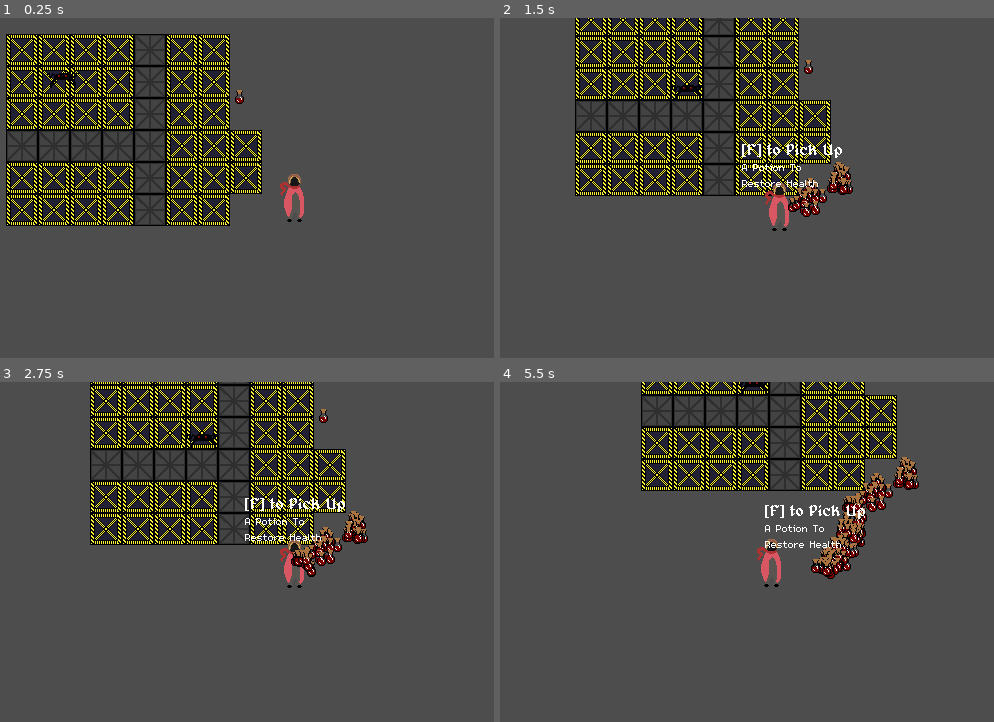
Above: before the commit, frames 1-4 (two rows, left to right).
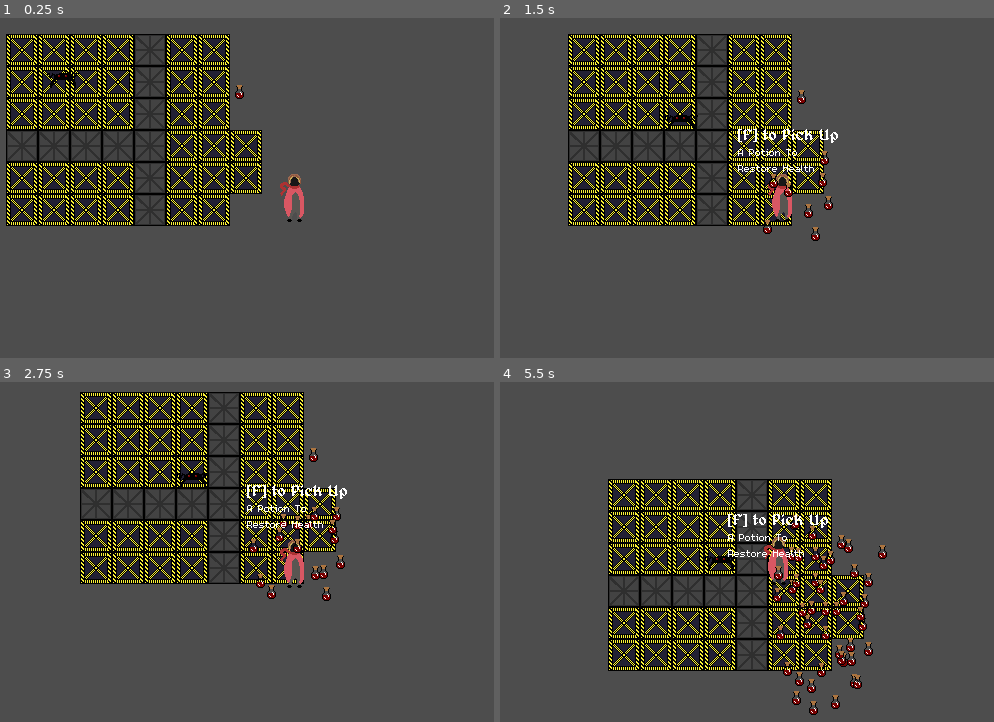
Above: after the commit, the same moments.

Repository: ArmanAmeri/9-Days-To-Live
Game: Godot game, scene res://Scenes/Main/scene_manager.tscn
The game is run twice, just before and just after one commit, with the same random seed, the same clock (stepped at 60 frames per second) and the same inputs.
Inputs:
- Up to frame 1 (0.25 s): no input
- Up to frame 2 (1.5 s): hold A (a) 0.53-1.28 s; tap Space (ui_select) at 0.77, 1.07 s; tap D (d) at 0.8, 1.35 s
- Up to frame 3 (2.75 s): tap Space (ui_select) at 1.52, 1.82 s; tap E (e) at 1.55 s; hold E (e) from 2.03 s (still down); tap S (s) at 2.3 s
- Up to frame 4 (5.5 s): release E (e) at 2.78 s; tap S (s) at 2.85 s; tap Space (ui_select) at 3.02, 3.32, 3.77, 3.8, 4.07, 4.35, 4.52, 4.82 s; tap W (w) at 3.05 s; hold W (w) 3.53-4.28 s; tap A (a) at 4.55 s; hold A (a) from 5.03 s (still down); tap D (d) at 5.3 s

The runs differ from the first frame. In frame 1, less than 0.1% of the frame differs, in the area x 47-50%, y 19-26%; in frame 2, 23%; in frame 3, 23%; in frame 4, 38%, in the area x 21-85%, y 0-98%.

Commit message:
Done item dropper

Diff:
--- a/Data/drop_data.gd
+++ b/Data/drop_data.gd
@@ -3,8 +3,8 @@
 
 @export var item_ID : String
 @export_range(0, 100, 1, "suffix:%") var probability: float = 100
-@export_range(1, 10, 1, "suffix:items") var min_amount: int = 1
-@export_range(1, 10, 1, "suffix:items") var max_amount: int = 1
+@export_range(1, 100, 1, "suffix:items") var min_amount: int = 1
+@export_range(1, 100, 1, "suffix:items") var max_amount: int = 1
 
 func get_drop_count() -> int:
 	if randf_range(0, 100) >= probability:
--- a/Scenes/Items/healing_potion.tscn
+++ b/Scenes/Items/healing_potion.tscn
@@ -8,3 +8,6 @@
 
 [node name="Sprite2D" parent="." index="1"]
 texture = ExtResource("2_odqs4")
+
+[node name="InteractionAreaComponent" parent="." index="2" node_paths=PackedStringArray("parent")]
+parent = NodePath("..")
--- a/Scenes/Items/potion.tscn
+++ /dev/null
@@ -1,10 +0,0 @@
-[gd_scene load_steps=3 format=3 uid="uid://1qtha52mpgf"]
-
-[ext_resource type="PackedScene" uid="uid://c61e5mj4hx8bu" path="res://Scenes/Templates/item_template.tscn" id="1_5s4f2"]
-[ext_resource type="Texture2D" uid="uid://db3ov108qskk" path="res://Assets/Sprites/Items/PotionItemPlaceholder.png" id="2_i0fd1"]
-
-[node name="Potion" instance=ExtResource("1_5s4f2")]
-
-[node name="Sprite2D2" type="Sprite2D" parent="." index="2"]
-texture_filter = 1
-texture = ExtResource("2_i0fd1")
--- a/Scenes/Main/scene_manager.tscn
+++ b/Scenes/Main/scene_manager.tscn
@@ -22,5 +22,10 @@
 
 [node name="healing_potion2" parent="." instance=ExtResource("4_3ebb8")]
 position = Vector2(105, -1)
+collision_layer = 16
+collision_mask = 1
+gravity_scale = 0.0
+linear_damp = 2.0
+angular_damp = 3.0
 
 [node name="ItemsOnGround" type="Node2D" parent="."]
--- a/Scenes/Player/player.tscn
+++ b/Scenes/Player/player.tscn
@@ -44,10 +44,10 @@
 item_ID = "healing_potion"
 probability = 100.0
 min_amount = 1
-max_amount = 10
+max_amount = 1
 
 [node name="Player" type="CharacterBody2D" groups=["player"]]
-collision_mask = 58
+collision_mask = 42
 script = ExtResource("1_e3qtb")
 
 [node name="Sprite2D" type="Sprite2D" parent="."]
--- a/Scenes/Templates/item_template.tscn
+++ b/Scenes/Templates/item_template.tscn
@@ -9,11 +9,46 @@
 [sub_resource type="CircleShape2D" id="CircleShape2D_tgnnp"]
 radius = 39.0
 
-[node name="Item_template" type="RigidBody2D"]
-collision_layer = 16
-gravity_scale = 0.0
-linear_damp = 2.0
-angular_damp = 3.0
+[sub_resource type="Animation" id="Animation_mxxyj"]
+resource_name = "bounce"
+step = 0.05
+tracks/0/type = "value"
+tracks/0/imported = false
+tracks/0/enabled = true
+tracks/0/path = NodePath("Sprite2D:position")
+tracks/0/interp = 1
+tracks/0/loop_wrap = true
+tracks/0/keys = {
+"times": PackedFloat32Array(0, 0.2, 0.4, 0.55, 0.7, 0.8, 0.9),
+"transitions": PackedFloat32Array(-2, -2, -2, -2, -2, -2, -2),
+"update": 0,
+"values": [Vector2(0, 0), Vector2(0, -6), Vector2(0, 0), Vector2(0, -3), Vector2(0, 0), Vector2(0, -1), Vector2(0, 0)]
+}
+
+[sub_resource type="Animation" id="Animation_yj7q5"]
+length = 0.001
+tracks/0/type = "value"
+tracks/0/imported = false
+tracks/0/enabled = true
+tracks/0/path = NodePath("Sprite2D:position")
+tracks/0/interp = 1
+tracks/0/loop_wrap = true
+tracks/0/keys = {
+"times": PackedFloat32Array(0),
+"transitions": PackedFloat32Array(1),
+"update": 0,
+"values": [Vector2(0, 0)]
+}
+
+[sub_resource type="AnimationLibrary" id="AnimationLibrary_u5hvg"]
+_data = {
+"RESET": SubResource("Animation_yj7q5"),
+"bounce": SubResource("Animation_mxxyj")
+}
+
+[node name="Item_template" type="CharacterBody2D"]
+collision_layer = 0
+collision_mask = 8
 script = ExtResource("1_g6h42")
 
 [node name="PhysicalColl" type="CollisionShape2D" parent="."]
@@ -22,9 +57,14 @@
 [node name="Sprite2D" type="Sprite2D" parent="."]
 texture_filter = 1
 
-[node name="InteractionAreaComponent" parent="." node_paths=PackedStringArray("parent") instance=ExtResource("1_6rrak")]
+[node name="InteractionAreaComponent" parent="." instance=ExtResource("1_6rrak")]
 action_name = "Pick Up"
-parent = NodePath("..")
 
 [node name="AreaOfInteraction" type="CollisionShape2D" parent="InteractionAreaComponent"]
 shape = SubResource("CircleShape2D_tgnnp")
+
+[node name="AnimationPlayer" type="AnimationPlayer" parent="."]
+libraries = {
+"": SubResource("AnimationLibrary_u5hvg")
+}
+autoplay = "bounce"
--- a/Scripts/Components/interaction_area_component.gd
+++ b/Scripts/Components/interaction_area_component.gd
@@ -3,7 +3,7 @@
 class_name InteractionAreaComponent
 
 @export var action_name: String = "interact"
-@export var parent: RigidBody2D
+@export var parent: CharacterBody2D
 
 
 @onready var item_name : String = parent.item_name
--- a/Scripts/Components/item_dropper_component.gd
+++ b/Scripts/Components/item_dropper_component.gd
@@ -18,6 +18,7 @@
 			var drop_item_path = load(itemLibrary.get_item_info(drop_name, "scene_path"))
 			var drop = drop_item_path.instantiate()
 			get_node("/root/SceneManager/ItemsOnGround").add_child(drop)
-			drop.global_position = get_parent().global_position + Vector2(randf() * 16, randf() * 16)
+			drop.global_position = get_parent().global_position
+			drop.velocity = Vector2(randf_range(-100,100), randf_range(-100,100)).rotated(randf_range(-1.5, 1.5)) * randf_range(1.8, 2)
 
 	pass
--- a/Scripts/Template Scripts/item_template.gd
+++ b/Scripts/Template Scripts/item_template.gd
@@ -1,7 +1,8 @@
-extends RigidBody2D
+extends CharacterBody2D
 
 @export var item_name: String = "item"
 @export var amount: int = 1
+@export var velocity_loss: int = 4
 
 @onready var interaction_area: InteractionAreaComponent = $InteractionAreaComponent
 @onready var player = get_tree().get_first_node_in_group("player")
@@ -10,6 +11,12 @@
 	interaction_area.interact = Callable(self, "_on_interact")
 
 
+func _physics_process(delta: float) -> void:
+	var collision_info = move_and_collide(velocity * delta)
+	if collision_info:
+		velocity = velocity.bounce(collision_info.get_normal())
+	velocity -= velocity * delta * velocity_loss
+
 func _on_interact():
 	player.inventoryAction("add_item", item_name, amount)
 	self.queue_free()
Binary file added: Assets/Aseprite/placeholderchest.aseprite
Not shown, added: Assets/Aseprite/placeholderchest.aseprite.import
Not shown: 1 places in Scenes/Components/interaction_area.tscn that only renumber resources
Not shown: 1 places in Scenes/Templates/item_template.tscn that only renumber resources
